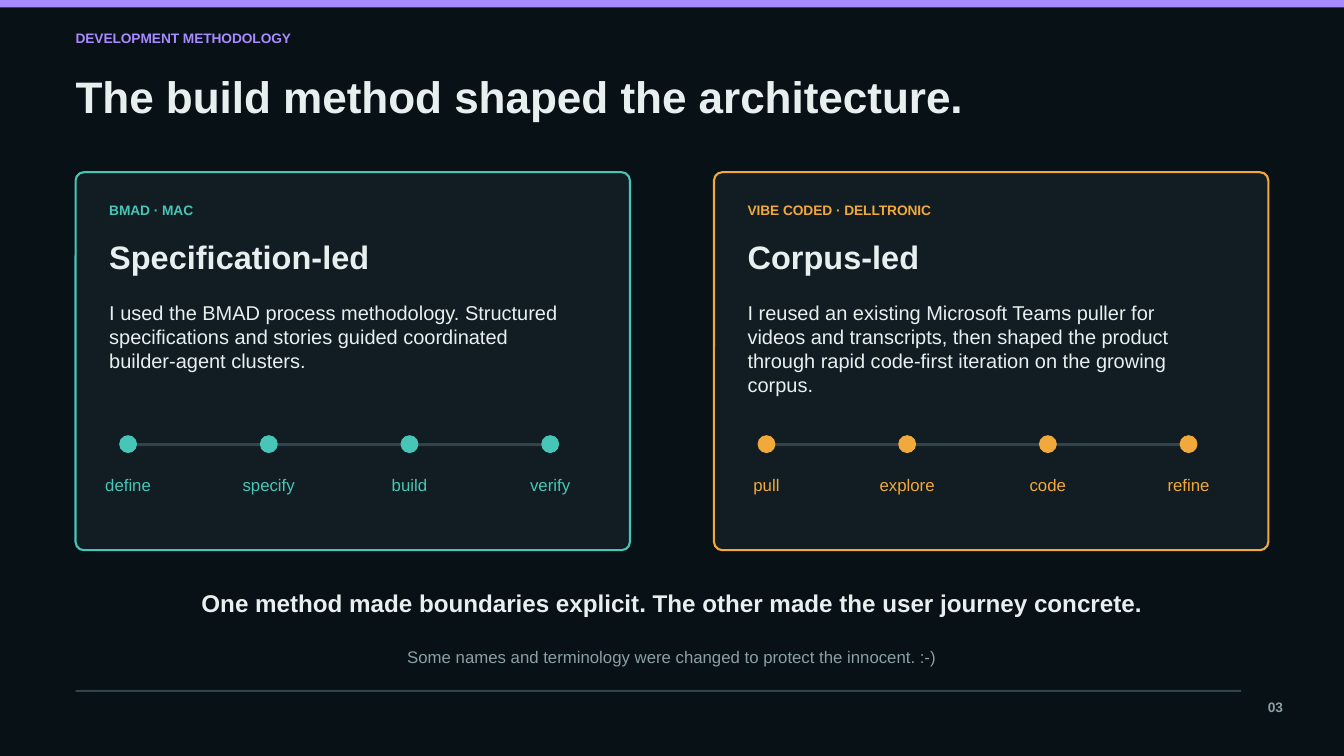
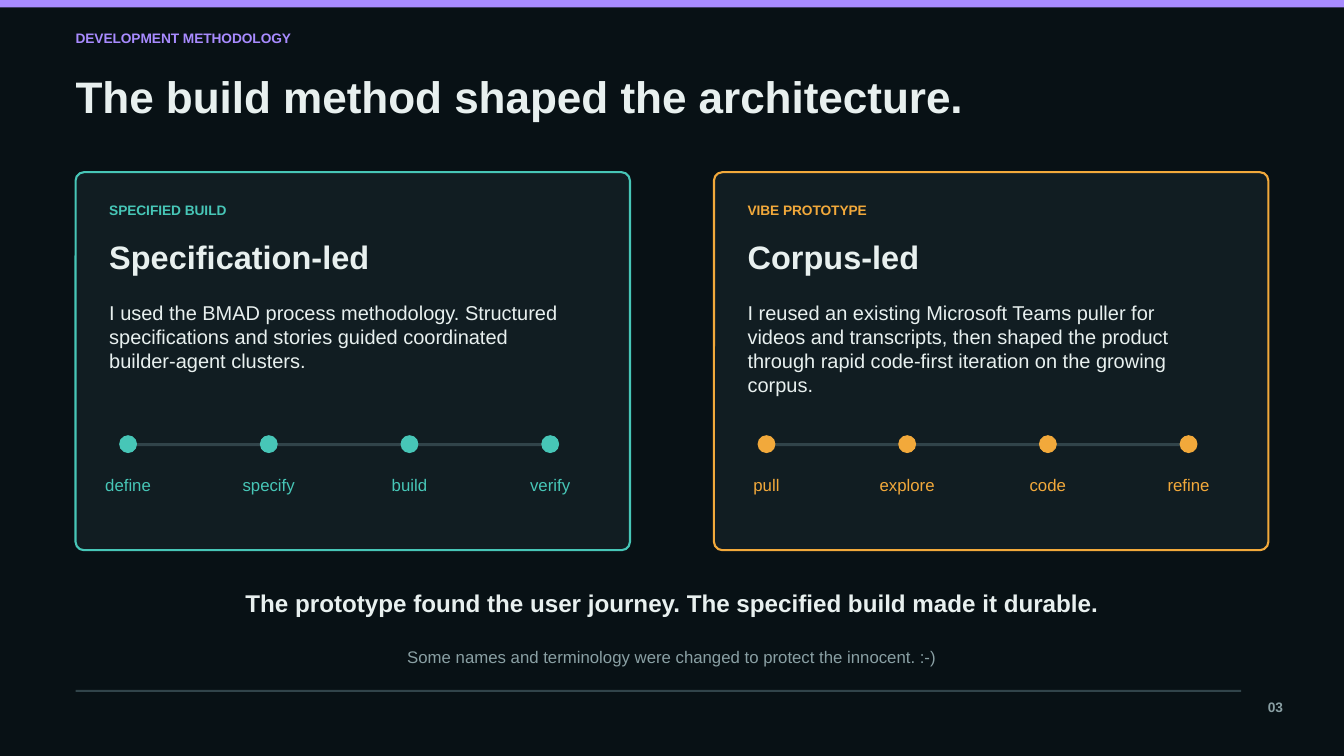
Before and after one commit to tgoeke/july-2026-ai-americas-cohort-meetingminer, a slide deck: slide 3 of docs/MeetingMiner-15-minute-capstone.pptx. Drawn at 1344x756 pixels with LibreOffice and Linux fonts; fonts in the diff are those of the drawing. Boxes give left, top, right and bottom in pixels: in the first picture for what was removed or moved away, otherwise in the second. Text is boxed around its words. In the diff, an @@ line names an element or a change of style, - is before the commit and + after.

```diff
--- a/docs/MeetingMiner-15-minute-capstone.pptx
+++ b/docs/MeetingMiner-15-minute-capstone.pptx
@@ text at (109, 205, 227, 215): text changed @@
-BMAD · MAC
+SPECIFIED BUILD
@@ text at (748, 205, 867, 215): text changed @@
-VIBE CODED · DELLTRONIC
+VIBE PROTOTYPE
@@ text at (245, 594, 1098, 617): text changed @@
-One method made boundaries explicit. The other made the user journey concrete.
+The prototype found the user journey. The specified build made it durable.
```
Also in this commit, not shown: 10 other slides changed, 7 slides removed, 1 other file.
